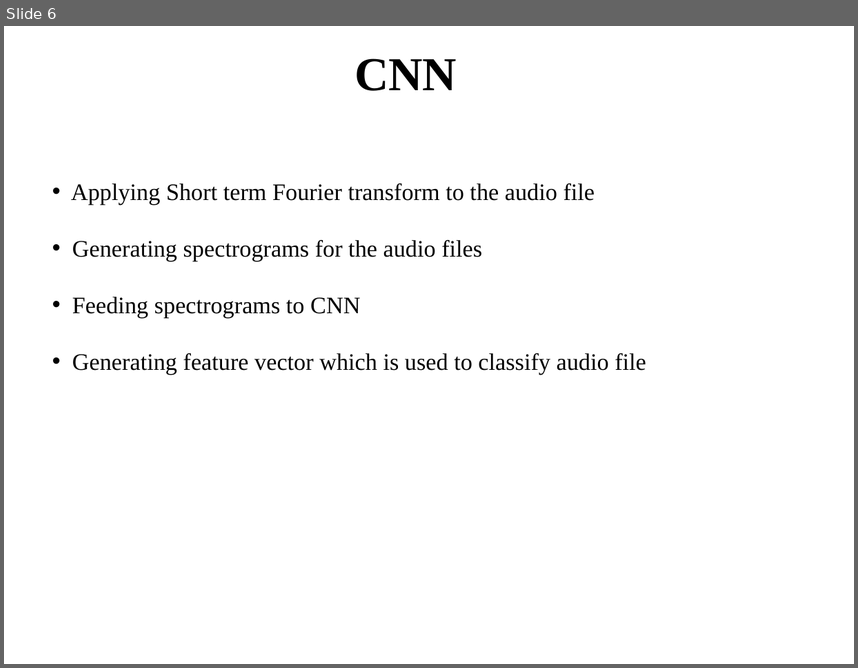
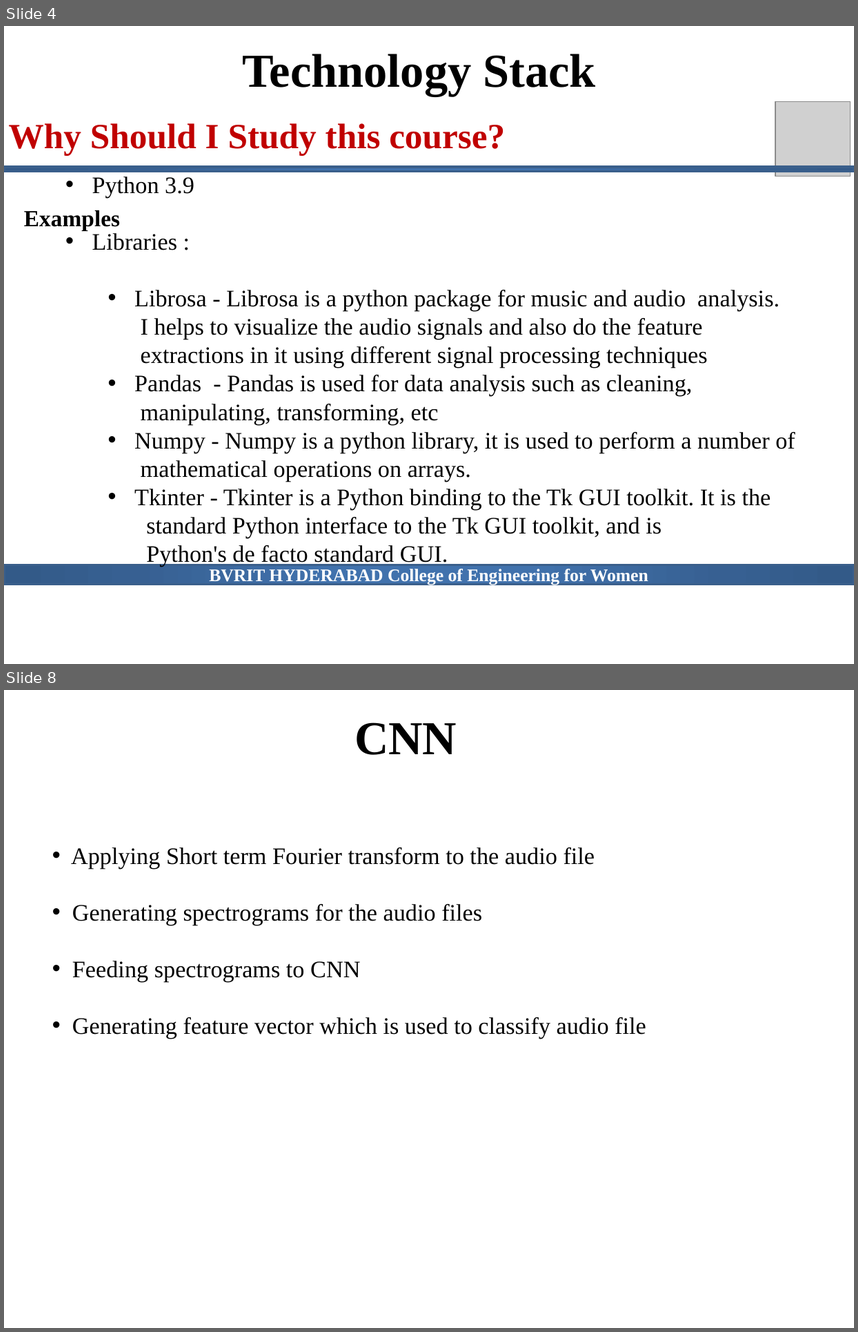
Before and after one commit to thanmai59/BVRITHYDERABAD, a slide deck: CSE/CSE Major Projects - 2017_21/Music Genre Classification using ML algorithms/FinalReview.pptx. Shown one above the other, each under a label of ours: slide 6 before the commit, slides 4 and 8 after it; the slides between them are not shown. The pictures are 858x668 and 858x1332 pixels, drawn with LibreOffice and Linux fonts; fonts in the diff are those of the drawing; grey boxes stand for pictures; background and template pictures are left out. Boxes give left, top, right and bottom in pixels: in the first picture for what was removed or moved away, otherwise in the second. Text is boxed around its words. In the diff, an @@ line names an element or a change of style, - is before the commit and + after.

```diff
--- a/CSE/CSE Major Projects - 2017_21/Music Genre Classification using ML algorithms/FinalReview.pptx
+++ b/CSE/CSE Major Projects - 2017_21/Music Genre Classification using ML algorithms/FinalReview.pptx
@@ slide 4 added at [4, 26, 854, 664], background picture (left out) @@
@@ text added at [243, 54, 596, 96], 40 pt, text #000000, bold @@
+Technology Stack
@@ picture added at [775, 102, 850, 176] @@
@@ text added at [9, 123, 505, 156], 30 pt, text #C00000, bold @@
+Why Should I Study this course?
@@ rectangle added at [4, 167, 854, 172], fill gradient #4172AD to #376092 to #335A88, outline #3A5F8C 2 pt @@
@@ text added at [92, 176, 795, 566], 20 pt, text #000000 @@
+• Python 3.9
+• Libraries :
+  • Librosa - Librosa is a python package for music and audio analysis. I helps to visualize the audio signals and also do the feature extractions in it using different signal processing techniques
+  • Pandas - Pandas is used for data analysis such as cleaning, manipulating, transforming, etc
+  • Numpy - Numpy is a python library, it is used to perform a number of mathematical operations on arrays.
+  • Tkinter - Tkinter is a Python binding to the Tk GUI toolkit. It is the standard Python interface to the Tk GUI toolkit, and is Python's de facto standard GUI.
@@ text added at [24, 210, 120, 231], 19.5 pt, text #000000, bold @@
+Examples
@@ rectangle added at [4, 565, 854, 584], fill gradient #4172AD to #376092 to #335A88, outline #3A5F8C 2 pt, 15 pt, text #FFFFFF, bold @@
+BVRIT HYDERABAD College of Engineering for Women
@@ what was slide 6 is now slide 8 @@
```
Also in this commit, not shown: 8 slides changed, 3 other slides added.
